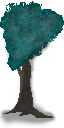
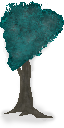
Revision of a layered 64 x 128 image; what changed, layer by layer:
"Layer 2": opacity 39% → 14% over [0, 41, 57, 127]
